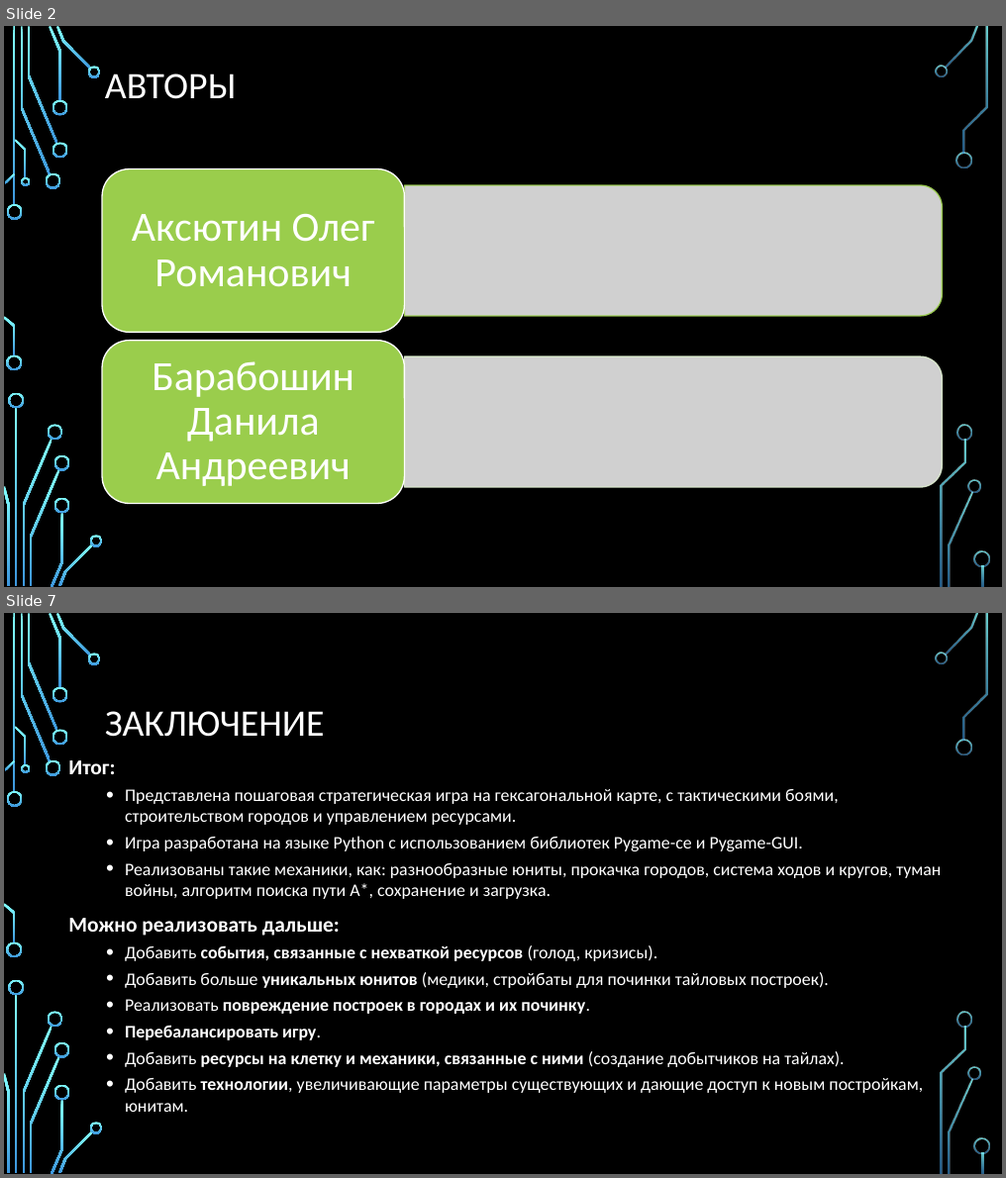
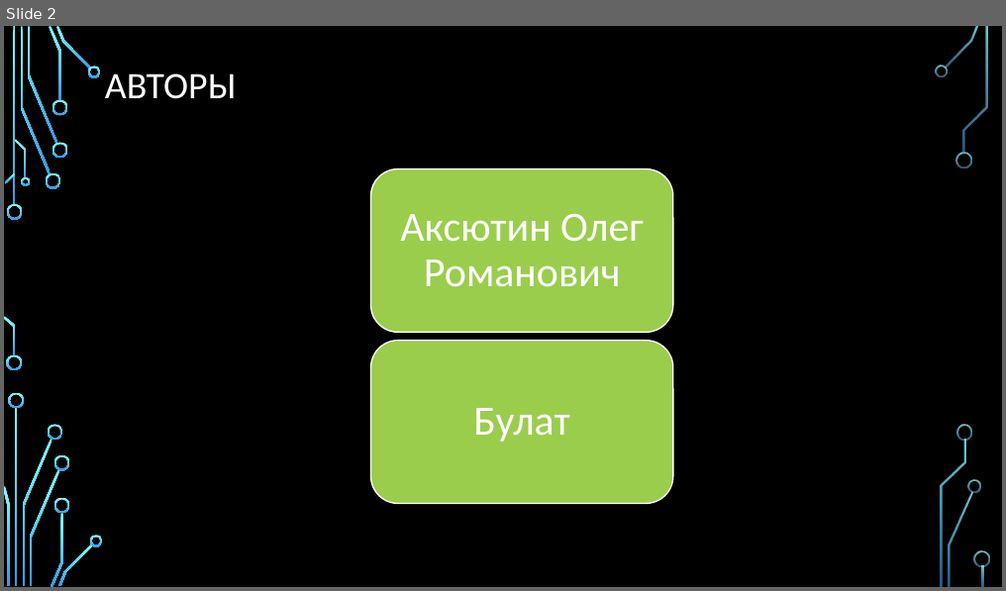
Before and after one commit to Peeperocka/AI-telegram-bot, a slide deck: docs/Презентация.pptx. Shown one above the other, each under a label of ours: slides 2 and 7 before the commit, slide 2 after it; the slides between them are not shown. The pictures are 1006x1178 and 1006x591 pixels, drawn with LibreOffice and Linux fonts; fonts in the diff are those of the drawing; grey boxes stand for pictures; background and template pictures are left out. Boxes give left, top, right and bottom in pixels: in the first picture for what was removed or moved away, otherwise in the second. Text is boxed around its words. In the diff, an @@ line names an element or a change of style, - is before the commit and + after.

```diff
--- a/docs/Презентация.pptx
+++ b/docs/Презентация.pptx
@@ slide 7 removed at box(4, 613, 1002, 1174), background picture (left out); not listed: 36 template elements that a slide beside it also shows @@
@@ title removed at box(105, 711, 325, 737) @@
-ЗАКЛЮЧЕНИЕ
@@ text removed at box(68, 761, 941, 1112) @@
-Итог:
-  • Представлена пошаговая стратегическая игра на гексагональной карте, с тактическими боями, строительством городов и управлением ресурсами.
-  • Игра разработана на языке Python с использованием библиотек Pygame-ce и Pygame-GUI.
-  • Реализованы такие механики, как: разнообразные юниты, прокачка городов, система ходов и кругов, туман войны, алгоритм поиска пути A*, сохранение и загрузка.
-Можно реализовать дальше:
-  • Добавить события, связанные с нехваткой ресурсов (голод, кризисы).
-  • Добавить больше уникальных юнитов (медики, стройбаты для починки тайловых построек).
-  • Реализовать повреждение построек в городах и их починку.
-  • Перебалансировать игру.
-  • Добавить ресурсы на клетку и механики, связанные с ними (создание добытчиков на тайлах).
-  • Добавить технологии, увеличивающие параметры существующих и дающие доступ к новым постройкам, юнитам.
@@ slide 2 changed as well @@
@@ picture removed at box(405, 185, 943, 316) @@
@@ 2 rounded rectangles, 1 text: place and size @@
-2 rounded rectangles, 1 text at box(102, 169, 405, 503)
+2 rounded rectangles, 1 text at box(371, 169, 673, 503)
@@ text removed at box(152, 362, 354, 486) @@
-Барабошин Данила Андреевич
@@ picture removed at box(405, 357, 943, 487) @@
@@ text added at box(473, 408, 570, 442), 40 pt, text #FFFFFF @@
+Булат
```
Also in this commit, not shown: 3 other slides changed, 3 slides added, 2 other slides removed.
